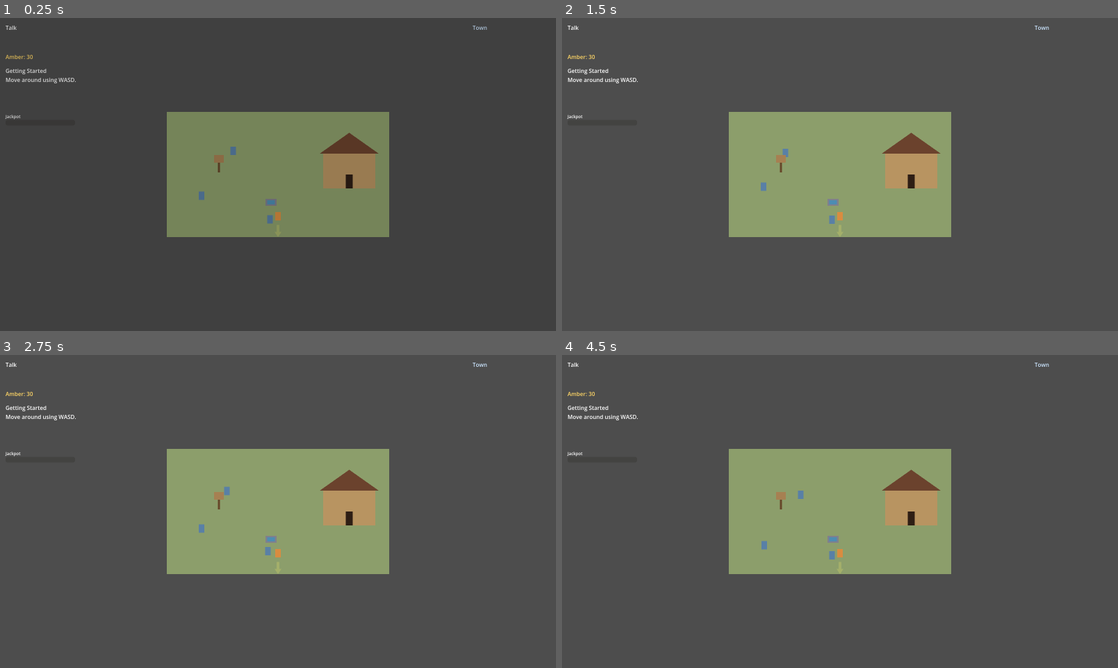
Above: before the commit, frames 1-4 (two rows, left to right).
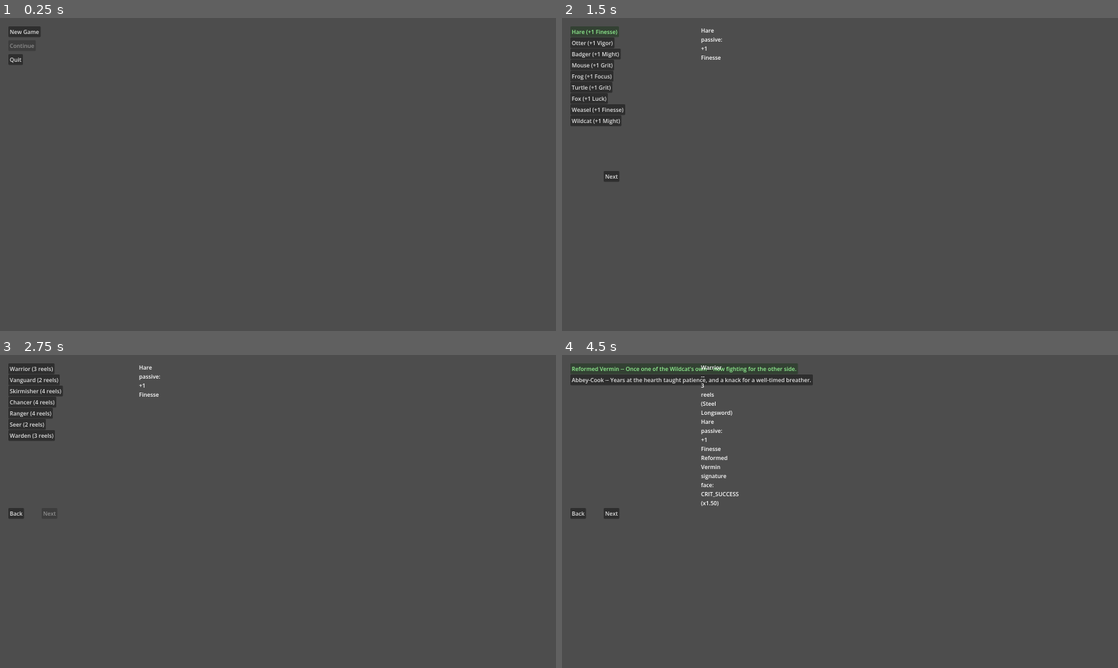
Above: after the commit, the same moments.

Repository: djkipyaboy/bunnies
Game: Godot game, scene res://world/start_menu.tscn
Two runs of this game, one before a commit and one after it. Both use one fixed random seed, a clock stepped at 60 frames per second and the inputs below. Before the commit the project starts from res://world/town_demo.tscn.
Inputs (mouse positions are in pixels of both pictures, inside the frame that each line leads up to):
- Up to frame 1 (0.25 s): no input
- Up to frame 2 (1.5 s): click (584, 30) at 0.5 s, where only the run after the commit has a clickable "New Game"; click (595, 30) at 1.25 s, where only the run after the commit has a clickable "Hare (+1 Finesse)"
- Up to frame 3 (2.75 s): click (50, 514) at 2 s, where only the run after the commit has a clickable "Next"
- Up to frame 4 (4.5 s): click (595, 367) at 2.75 s, where only the run after the commit has a clickable "Warrior (3 reels)"; click (612, 514) at 3.5 s, where only the run after the commit has a clickable "Next"; click (684, 367) at 4.25 s, where only the run after the commit has a clickable "Reformed Vermin -- Once one o…"

The runs differ from the first frame. In frame 1, 16% of the frame differs, in the area x 1-88%, y 2-70%; in frame 2, 18%; in frame 3, 18%; in frame 4, 19%, in the area x 0-88%, y 2-70%.

Commit message:
feat(start-menu): make start_menu.tscn the boot scene, superseding the 2026-08-10 lock

Diff:
--- a/project.godot
+++ b/project.godot
@@ -11,7 +11,7 @@
 [application]
 
 config/name="Bunnies"
-run/main_scene="res://world/town_demo.tscn"
+run/main_scene="res://world/start_menu.tscn"
 config/features=PackedStringArray("4.6", "Forward Plus")
 
 [autoload]
--- /dev/null
+++ b/tests/test_main_scene_is_start_menu.gd
@@ -0,0 +1,19 @@
+extends SceneTree
+
+## Headless test locking in the project's boot scene (2026-08-13 start-menu spec) -- supersedes the
+## 2026-08-10 decision (tests/test_main_scene_is_town_demo.gd, now deleted) that main_scene must be
+## town_demo.tscn. A real StartMenu now exists and owns the "New Game" path into town_demo.tscn via
+## CharacterCreationScreen + InventoryDemoSetup.seed_demo_party(pc), so the exported build's entry
+## point is the start menu, not the town directly.
+
+var _failures: int = 0
+func _check(c: bool, l: String) -> void:
+	if c: print("  ok: ", l)
+	else: _failures += 1; push_error("FAIL: " + l); print("  FAIL: ", l)
+
+func _initialize() -> void:
+	var main_scene: String = ProjectSettings.get_setting("application/run/main_scene", "")
+	_check(main_scene == "res://world/start_menu.tscn", "main_scene is start_menu.tscn (got: %s)" % main_scene)
+
+	print(("MAIN SCENE IS START MENU TEST PASSED" if _failures == 0 else "MAIN SCENE IS START MENU TEST FAILED: %d" % _failures))
+	quit(_failures)
--- a/tests/test_main_scene_is_town_demo.gd
+++ /dev/null
@@ -1,18 +0,0 @@
-extends SceneTree
-
-## Headless test locking in the project's boot scene (2026-08-10): an exported build must land in
-## town_demo.tscn, not combat.tscn, or a fresh export never reaches the tutorial's auto-start
-## (flagged by the quest-popups-and-tutorial-wiring final review — town_demo already has its own
-## fresh-boot party-seed fallback via InventoryDemoSetup.seed_demo_party() for exactly this case).
-
-var _failures: int = 0
-func _check(c: bool, l: String) -> void:
-	if c: print("  ok: ", l)
-	else: _failures += 1; push_error("FAIL: " + l); print("  FAIL: ", l)
-
-func _initialize() -> void:
-	var main_scene: String = ProjectSettings.get_setting("application/run/main_scene", "")
-	_check(main_scene == "res://world/town_demo.tscn", "main_scene is town_demo.tscn (got: %s)" % main_scene)
-
-	print(("MAIN SCENE IS TOWN DEMO TEST PASSED" if _failures == 0 else "MAIN SCENE IS TOWN DEMO TEST FAILED: %d" % _failures))
-	quit(_failures)
